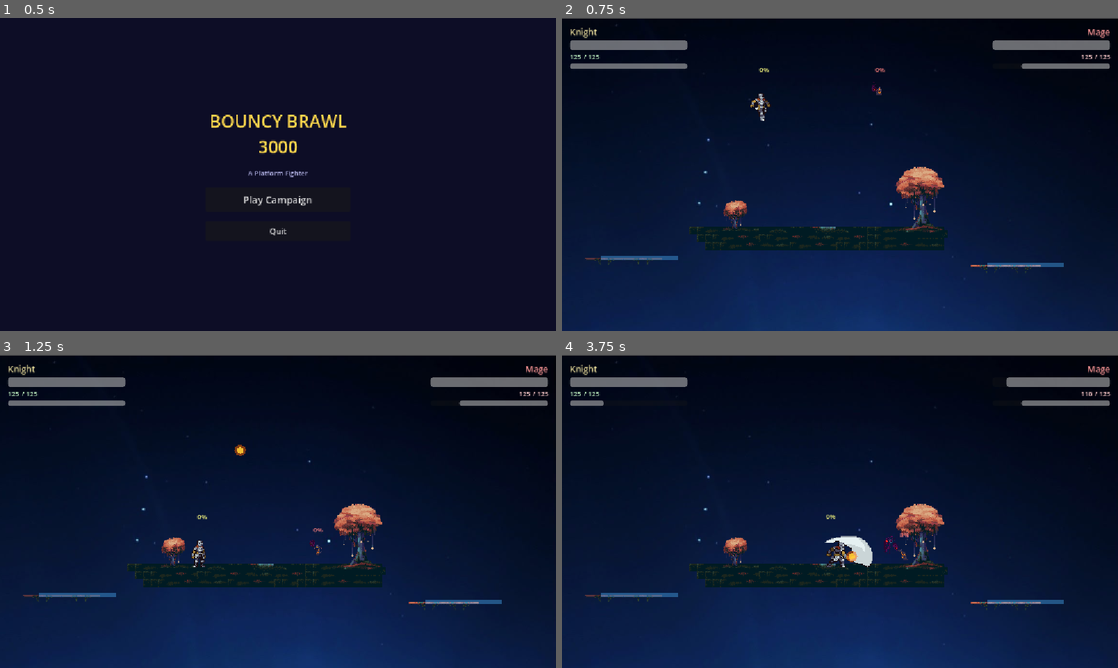
Above: before the commit, frames 1-4 (two rows, left to right).
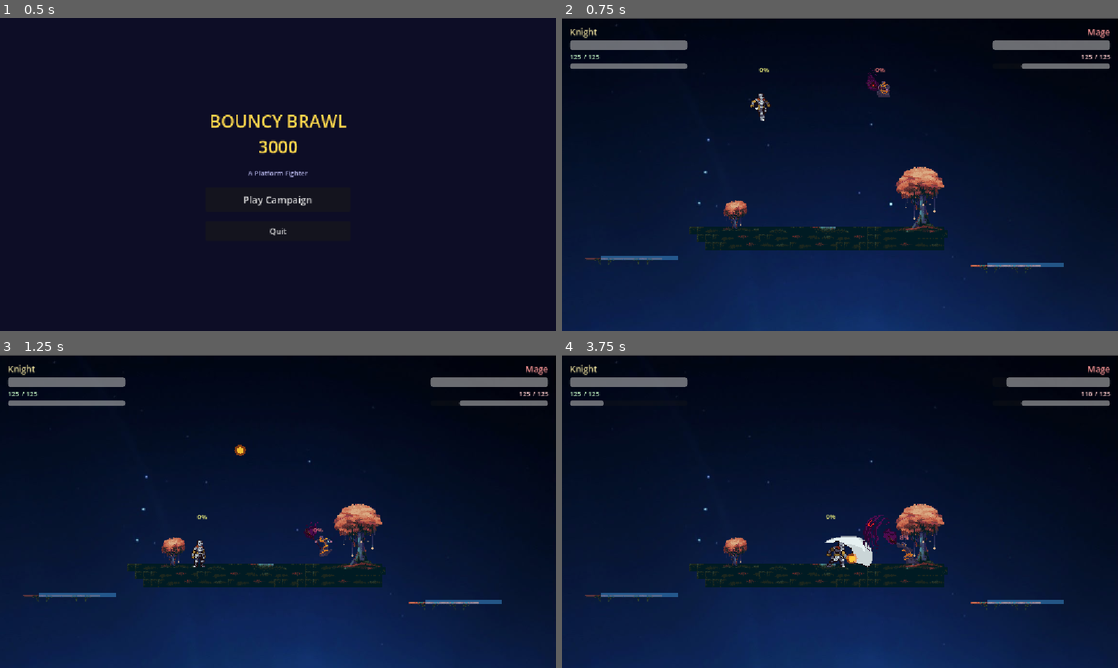
Above: after the commit, the same moments.

Repository: VanLeonardo/BouncyBrawl3000
Game: Godot game, scene res://scenes/ui/title_screen.tscn
Same seed, same stepped clock (60 frames per second), same inputs: the game is played once before the commit and once after it.
Inputs:
- Up to frame 1 (0.5 s): no input
- Up to frame 2 (0.75 s): click "Play Campaign" at 0.5 s
- Up to frame 3 (1.25 s): no input
- Up to frame 4 (3.75 s): hold Right (p1_right) 1.28-2.78 s; tap J (p1_attack) every 0.75 s from 1.35 to 3.6 s; tap Space (p1_jump) at 1.52, 2.27 s; hold Left (p1_left) 2.78-3.53 s; hold Right (p1_right) from 3.53 s (still down)

Frame 1 is identical in both runs. In frame 2, 0.2% of the frame differs, in the area x 54-59%, y 16-26%; in frame 3, 0.2%; in frame 4, 0.5%, in the area x 51-64%, y 51-67%.

Commit message:
scale fix

Diff:
--- a/bouncy-brawl-3000/project.godot
+++ b/bouncy-brawl-3000/project.godot
@@ -34,24 +34,28 @@
 "deadzone": 0.2,
 "events": [Object(InputEventKey,"resource_local_to_scene":false,"resource_name":"","device":-1,"window_id":0,"alt_press …(195 unchanged characters)…
 , Object(InputEventKey,"resource_local_to_scene":false,"resource_name":"","device":-1,"window_id":0,"alt_pressed":false …(181 unchanged characters)…
+, Object(InputEventJoypadButton,"resource_local_to_scene":false,"resource_name":"","device":-1,"button_index":13,"pressure":0.0,"pressed":false,"script":null)
 ]
 }
 p1_right={
 "deadzone": 0.2,
 "events": [Object(InputEventKey,"resource_local_to_scene":false,"resource_name":"","device":-1,"window_id":0,"alt_press …(195 unchanged characters)…
 , Object(InputEventKey,"resource_local_to_scene":false,"resource_name":"","device":-1,"window_id":0,"alt_pressed":false …(181 unchanged characters)…
+, Object(InputEventJoypadButton,"resource_local_to_scene":false,"resource_name":"","device":-1,"button_index":14,"pressure":0.0,"pressed":false,"script":null)
 ]
 }
 p1_up={
 "deadzone": 0.2,
 "events": [Object(InputEventKey,"resource_local_to_scene":false,"resource_name":"","device":-1,"window_id":0,"alt_press …(195 unchanged characters)…
 , Object(InputEventKey,"resource_local_to_scene":false,"resource_name":"","device":-1,"window_id":0,"alt_pressed":false …(181 unchanged characters)…
+, Object(InputEventJoypadButton,"resource_local_to_scene":false,"resource_name":"","device":-1,"button_index":11,"pressure":0.0,"pressed":false,"script":null)
 ]
 }
 p1_down={
 "deadzone": 0.2,
 "events": [Object(InputEventKey,"resource_local_to_scene":false,"resource_name":"","device":-1,"window_id":0,"alt_press …(195 unchanged characters)…
 , Object(InputEventKey,"resource_local_to_scene":false,"resource_name":"","device":-1,"window_id":0,"alt_pressed":false …(181 unchanged characters)…
+, Object(InputEventJoypadButton,"resource_local_to_scene":false,"resource_name":"","device":-1,"button_index":12,"pressure":0.0,"pressed":false,"script":null)
 ]
 }
 p1_jump={
@@ -59,18 +63,21 @@
 "events": [Object(InputEventKey,"resource_local_to_scene":false,"resource_name":"","device":-1,"window_id":0,"alt_press …(191 unchanged characters)…
 , Object(InputEventKey,"resource_local_to_scene":false,"resource_name":"","device":-1,"window_id":0,"alt_pressed":false …(181 unchanged characters)…
 , Object(InputEventKey,"resource_local_to_scene":false,"resource_name":"","device":-1,"window_id":0,"alt_pressed":false …(186 unchanged characters)…
+, Object(InputEventJoypadButton,"resource_local_to_scene":false,"resource_name":"","device":-1,"button_index":11,"pressure":0.0,"pressed":false,"script":null)
 ]
 }
 p1_attack={
 "deadzone": 0.2,
 "events": [Object(InputEventKey,"resource_local_to_scene":false,"resource_name":"","device":-1,"window_id":0,"alt_press …(192 unchanged characters)…
 , Object(InputEventKey,"resource_local_to_scene":false,"resource_name":"","device":-1,"window_id":0,"alt_pressed":false …(183 unchanged characters)…
+, Object(InputEventJoypadButton,"resource_local_to_scene":false,"resource_name":"","device":-1,"button_index":2,"pressure":0.0,"pressed":false,"script":null)
 ]
 }
 p1_pause={
 "deadzone": 0.2,
 "events": [Object(InputEventKey,"resource_local_to_scene":false,"resource_name":"","device":-1,"window_id":0,"alt_press …(195 unchanged characters)…
 , Object(InputEventKey,"resource_local_to_scene":false,"resource_name":"","device":-1,"window_id":0,"alt_pressed":false …(183 unchanged characters)…
+, Object(InputEventJoypadButton,"resource_local_to_scene":false,"resource_name":"","device":-1,"button_index":6,"pressure":0.0,"pressed":false,"script":null)
 ]
 }
 
--- a/bouncy-brawl-3000/scenes/enemies/mage.tscn
+++ b/bouncy-brawl-3000/scenes/enemies/mage.tscn
@@ -1,13 +1,93 @@
 [gd_scene format=3 uid="uid://c3mageenemy01"]
 
-[ext_resource type="Script" path="res://scripts/enemies/mage_ai.gd" id="1_mage"]
-[ext_resource type="Texture2D" path="res://Assets/Evil mage/Idle.png" id="2_idle"]
-[ext_resource type="Texture2D" path="res://Assets/Evil mage/Run.png" id="3_run"]
-[ext_resource type="Texture2D" path="res://Assets/Evil mage/Attack1.png" id="4_attack"]
-[ext_resource type="Texture2D" path="res://Assets/Evil mage/Jump.png" id="5_jump"]
-[ext_resource type="Texture2D" path="res://Assets/Evil mage/Fall.png" id="6_fall"]
-[ext_resource type="Texture2D" path="res://Assets/Evil mage/Take hit.png" id="7_hit"]
-[ext_resource type="Texture2D" path="res://Assets/Evil mage/Death.png" id="8_death"]
+[ext_resource type="Script" uid="uid://cnugr2n8gn1qk" path="res://scripts/enemies/mage_ai.gd" id="1_mage"]
+[ext_resource type="Texture2D" uid="uid://k63de15jkoc7" path="res://Assets/Evil mage/Idle.png" id="2_idle"]
+[ext_resource type="Texture2D" uid="uid://bxfeh62stlgka" path="res://Assets/Evil mage/Run.png" id="3_run"]
+[ext_resource type="Texture2D" uid="uid://4utu32aq6gen" path="res://Assets/Evil mage/Attack1.png" id="4_attack"]
+[ext_resource type="Texture2D" uid="uid://chaxefxnxcbxa" path="res://Assets/Evil mage/Jump.png" id="5_jump"]
+[ext_resource type="Texture2D" uid="uid://dsxrs0y6kch42" path="res://Assets/Evil mage/Fall.png" id="6_fall"]
+[ext_resource type="Texture2D" uid="uid://t35tlaqyc5tf" path="res://Assets/Evil mage/Take hit.png" id="7_hit"]
+[ext_resource type="Texture2D" uid="uid://d11gweac4ug1y" path="res://Assets/Evil mage/Death.png" id="8_death"]
+
+[sub_resource type="AtlasTexture" id="m_atk_0"]
+atlas = ExtResource("4_attack")
+region = Rect2(0, 0, 250, 250)
+
+[sub_resource type="AtlasTexture" id="m_atk_1"]
+atlas = ExtResource("4_attack")
+region = Rect2(250, 0, 250, 250)
+
+[sub_resource type="AtlasTexture" id="m_atk_2"]
+atlas = ExtResource("4_attack")
+region = Rect2(500, 0, 250, 250)
+
+[sub_resource type="AtlasTexture" id="m_atk_3"]
+atlas = ExtResource("4_attack")
+region = Rect2(750, 0, 250, 250)
+
+[sub_resource type="AtlasTexture" id="m_atk_4"]
+atlas = ExtResource("4_attack")
+region = Rect2(1000, 0, 250, 250)
+
+[sub_resource type="AtlasTexture" id="m_atk_5"]
+atlas = ExtResource("4_attack")
+region = Rect2(1250, 0, 250, 250)
+
+[sub_resource type="AtlasTexture" id="m_atk_6"]
+atlas = ExtResource("4_attack")
+region = Rect2(1500, 0, 250, 250)
+
+[sub_resource type="AtlasTexture" id="m_atk_7"]
+atlas = ExtResource("4_attack")
+region = Rect2(1750, 0, 250, 250)
+
+[sub_resource type="AtlasTexture" id="m_death_0"]
+atlas = ExtResource("8_death")
+region = Rect2(0, 0, 250, 250)
+
+[sub_resource type="AtlasTexture" id="m_death_1"]
+atlas = ExtResource("8_death")
+region = Rect2(250, 0, 250, 250)
+
+[sub_resource type="AtlasTexture" id="m_death_2"]
+atlas = ExtResource("8_death")
+region = Rect2(500, 0, 250, 250)
+
+[sub_resource type="AtlasTexture" id="m_death_3"]
+atlas = ExtResource("8_death")
+region = Rect2(750, 0, 250, 250)
+
+[sub_resource type="AtlasTexture" id="m_death_4"]
+atlas = ExtResource("8_death")
+region = Rect2(1000, 0, 250, 250)
+
+[sub_resource type="AtlasTexture" id="m_death_5"]
+atlas = ExtResource("8_death")
+region = Rect2(1250, 0, 250, 250)
+
+[sub_resource type="AtlasTexture" id="m_death_6"]
+atlas = ExtResource("8_death")
+region = Rect2(1500, 0, 250, 250)
+
+[sub_resource type="AtlasTexture" id="m_fall_0"]
+atlas = ExtResource("6_fall")
+region = Rect2(0, 0, 250, 250)
+
+[sub_resource type="AtlasTexture" id="m_fall_1"]
+atlas = ExtResource("6_fall")
+region = Rect2(250, 0, 250, 250)
+
+[sub_resource type="AtlasTexture" id="m_hit_0"]
+atlas = ExtResource("7_hit")
+region = Rect2(0, 0, 250, 250)
+
+[sub_resource type="AtlasTexture" id="m_hit_1"]
+atlas = ExtResource("7_hit")
+region = Rect2(250, 0, 250, 250)
+
+[sub_resource type="AtlasTexture" id="m_hit_2"]
+atlas = ExtResource("7_hit")
+region = Rect2(500, 0, 250, 250)
 
 [sub_resource type="AtlasTexture" id="m_idle_0"]
 atlas = ExtResource("2_idle")
@@ -39,70 +119,6 @@
 
 [sub_resource type="AtlasTexture" id="m_idle_7"]
 atlas = ExtResource("2_idle")
-region = Rect2(1750, 0, 250, 250)
-
-[sub_resource type="AtlasTexture" id="m_run_0"]
-atlas = ExtResource("3_run")
-region = Rect2(0, 0, 250, 250)
-
-[sub_resource type="AtlasTexture" id="m_run_1"]
-atlas = ExtResource("3_run")
-region = Rect2(250, 0, 250, 250)
-
-[sub_resource type="AtlasTexture" id="m_run_2"]
-atlas = ExtResource("3_run")
-region = Rect2(500, 0, 250, 250)
-
-[sub_resource type="AtlasTexture" id="m_run_3"]
-atlas = ExtResource("3_run")
-region = Rect2(750, 0, 250, 250)
-
-[sub_resource type="AtlasTexture" id="m_run_4"]
-atlas = ExtResource("3_run")
-region = Rect2(1000, 0, 250, 250)
-
-[sub_resource type="AtlasTexture" id="m_run_5"]
-atlas = ExtResource("3_run")
-region = Rect2(1250, 0, 250, 250)
-
-[sub_resource type="AtlasTexture" id="m_run_6"]
-atlas = ExtResource("3_run")
-region = Rect2(1500, 0, 250, 250)
-
-[sub_resource type="AtlasTexture" id="m_run_7"]
-atlas = ExtResource("3_run")
-region = Rect2(1750, 0, 250, 250)
-
-[sub_resource type="AtlasTexture" id="m_atk_0"]
-atlas = ExtResource("4_attack")
-region = Rect2(0, 0, 250, 250)
-
-[sub_resource type="AtlasTexture" id="m_atk_1"]
-atlas = ExtResource("4_attack")
-region = Rect2(250, 0, 250, 250)
-
-[sub_resource type="AtlasTexture" id="m_atk_2"]
-atlas = ExtResource("4_attack")
-region = Rect2(500, 0, 250, 250)
-
-[sub_resource type="AtlasTexture" id="m_atk_3"]
-atlas = ExtResource("4_attack")
-region = Rect2(750, 0, 250, 250)
-
-[sub_resource type="AtlasTexture" id="m_atk_4"]
-atlas = ExtResource("4_attack")
-region = Rect2(1000, 0, 250, 250)
-
-[sub_resource type="AtlasTexture" id="m_atk_5"]
-atlas = ExtResource("4_attack")
-region = Rect2(1250, 0, 250, 250)
-
-[sub_resource type="AtlasTexture" id="m_atk_6"]
-atlas = ExtResource("4_attack")
-region = Rect2(1500, 0, 250, 250)
-
-[sub_resource type="AtlasTexture" id="m_atk_7"]
-atlas = ExtResource("4_attack")
 region = Rect2(1750, 0, 250, 250)
 
 [sub_resource type="AtlasTexture" id="m_jump_0"]
@@ -113,58 +129,122 @@
 atlas = ExtResource("5_jump")
 region = Rect2(250, 0, 250, 250)
 
-[sub_resource type="AtlasTexture" id="m_fall_0"]
-atlas = ExtResource("6_fall")
-region = Rect2(0, 0, 250, 250)
-
-[sub_resource type="AtlasTexture" id="m_fall_1"]
-atlas = ExtResource("6_fall")
-region = Rect2(250, 0, 250, 250)
-
-[sub_resource type="AtlasTexture" id="m_hit_0"]
-atlas = ExtResource("7_hit")
-region = Rect2(0, 0, 250, 250)
-
-[sub_resource type="AtlasTexture" id="m_hit_1"]
-atlas = ExtResource("7_hit")
-region = Rect2(250, 0, 250, 250)
-
-[sub_resource type="AtlasTexture" id="m_hit_2"]
-atlas = ExtResource("7_hit")
-region = Rect2(500, 0, 250, 250)
-
-[sub_resource type="AtlasTexture" id="m_death_0"]
-atlas = ExtResource("8_death")
-region = Rect2(0, 0, 250, 250)
-
-[sub_resource type="AtlasTexture" id="m_death_1"]
-atlas = ExtResource("8_death")
-region = Rect2(250, 0, 250, 250)
-
-[sub_resource type="AtlasTexture" id="m_death_2"]
-atlas = ExtResource("8_death")
-region = Rect2(500, 0, 250, 250)
-
-[sub_resource type="AtlasTexture" id="m_death_3"]
-atlas = ExtResource("8_death")
+[sub_resource type="AtlasTexture" id="m_run_0"]
+atlas = ExtResource("3_run")
+region = Rect2(0, 0, 250, 250)
+
+[sub_resource type="AtlasTexture" id="m_run_1"]
+atlas = ExtResource("3_run")
+region = Rect2(250, 0, 250, 250)
+
+[sub_resource type="AtlasTexture" id="m_run_2"]
+atlas = ExtResource("3_run")
+region = Rect2(500, 0, 250, 250)
+
+[sub_resource type="AtlasTexture" id="m_run_3"]
+atlas = ExtResource("3_run")
 region = Rect2(750, 0, 250, 250)
 
-[sub_resource type="AtlasTexture" id="m_death_4"]
-atlas = ExtResource("8_death")
+[sub_resource type="AtlasTexture" id="m_run_4"]
+atlas = ExtResource("3_run")
 region = Rect2(1000, 0, 250, 250)
 
-[sub_resource type="AtlasTexture" id="m_death_5"]
-atlas = ExtResource("8_death")
+[sub_resource type="AtlasTexture" id="m_run_5"]
+atlas = ExtResource("3_run")
 region = Rect2(1250, 0, 250, 250)
 
-[sub_resource type="AtlasTexture" id="m_death_6"]
-atlas = ExtResource("8_death")
+[sub_resource type="AtlasTexture" id="m_run_6"]
+atlas = ExtResource("3_run")
 region = Rect2(1500, 0, 250, 250)
+
+[sub_resource type="AtlasTexture" id="m_run_7"]
+atlas = ExtResource("3_run")
+region = Rect2(1750, 0, 250, 250)
 
 [sub_resource type="SpriteFrames" id="mage_frames"]
 animations = [{
 "frames": [{
 "duration": 1.0,
+"texture": SubResource("m_atk_0")
+}, {
+"duration": 1.0,
+"texture": SubResource("m_atk_1")
+}, {
+"duration": 1.0,
+"texture": SubResource("m_atk_2")
+}, {
+"duration": 1.0,
+"texture": SubResource("m_atk_3")
+}, {
+"duration": 1.0,
+"texture": SubResource("m_atk_4")
+}, {
+"duration": 1.0,
+"texture": SubResource("m_atk_5")
+}, {
+"duration": 1.0,
+"texture": SubResource("m_atk_6")
+}, {
+"duration": 1.0,
+"texture": SubResource("m_atk_7")
+}],
+"loop": 0,
+"name": &"attack",
+"speed": 10.0
+}, {
+"frames": [{
+"duration": 1.0,
+"texture": SubResource("m_death_0")
+}, {
+"duration": 1.0,
+"texture": SubResource("m_death_1")
+}, {
+"duration": 1.0,
+"texture": SubResource("m_death_2")
+}, {
+"duration": 1.0,
+"texture": SubResource("m_death_3")
+}, {
+"duration": 1.0,
+"texture": SubResource("m_death_4")
+}, {
+"duration": 1.0,
+"texture": SubResource("m_death_5")
+}, {
+"duration": 1.0,
+"texture": SubResource("m_death_6")
+}],
+"loop": 0,
+"name": &"death",
+"speed": 8.0
+}, {
+"frames": [{
+"duration": 1.0,
+"texture": SubResource("m_fall_0")
+}, {
+"duration": 1.0,
+"texture": SubResource("m_fall_1")
+}],
+"loop": 1,
+"name": &"fall",
+"speed": 8.0
+}, {
+"frames": [{
+"duration": 1.0,
+"texture": SubResource("m_hit_0")
+}, {
+"duration": 1.0,
+"texture": SubResource("m_hit_1")
+}, {
+"duration": 1.0,
+"texture": SubResource("m_hit_2")
+}],
+"loop": 0,
+"name": &"hit",
+"speed": 10.0
+}, {
+"frames": [{
+"duration": 1.0,
 "texture": SubResource("m_idle_0")
 }, {
 "duration": 1.0,
@@ -188,12 +268,23 @@
 "duration": 1.0,
 "texture": SubResource("m_idle_7")
 }],
-"loop": true,
+"loop": 1,
 "name": &"idle",
 "speed": 8.0
 }, {
 "frames": [{
 "duration": 1.0,
+"texture": SubResource("m_jump_0")
+}, {
+"duration": 1.0,
+"texture": SubResource("m_jump_1")
+}],
+"loop": 0,
+"name": &"jump",
+"speed": 8.0
+}, {
+"frames": [{
+"duration": 1.0,
 "texture": SubResource("m_run_0")
 }, {
 "duration": 1.0,
@@ -217,128 +308,36 @@
 "duration": 1.0,
 "texture": SubResource("m_run_7")
 }],
-"loop": true,
+"loop": 1,
 "name": &"run",
 "speed": 10.0
-}, {
-"frames": [{
-"duration": 1.0,
-"texture": SubResource("m_atk_0")
-}, {
-"duration": 1.0,
-"texture": SubResource("m_atk_1")
-}, {
-"duration": 1.0,
-"texture": SubResource("m_atk_2")
-}, {
-"duration": 1.0,
-"texture": SubResource("m_atk_3")
-}, {
-"duration": 1.0,
-"texture": SubResource("m_atk_4")
-}, {
-"duration": 1.0,
-"texture": SubResource("m_atk_5")
-}, {
-"duration": 1.0,
-"texture": SubResource("m_atk_6")
-}, {
-"duration": 1.0,
-"texture": SubResource("m_atk_7")
-}],
-"loop": false,
-"name": &"attack",
-"speed": 10.0
-}, {
-"frames": [{
-"duration": 1.0,
-"texture": SubResource("m_jump_0")
-}, {
-"duration": 1.0,
-"texture": SubResource("m_jump_1")
-}],
-"loop": false,
-"name": &"jump",
-"speed": 8.0
-}, {
-"frames": [{
-"duration": 1.0,
-"texture": SubResource("m_fall_0")
-}, {
-"duration": 1.0,
-"texture": SubResource("m_fall_1")
-}],
-"loop": true,
-"name": &"fall",
-"speed": 8.0
-}, {
-"frames": [{
-"duration": 1.0,
-"texture": SubResource("m_hit_0")
-}, {
-"duration": 1.0,
-"texture": SubResource("m_hit_1")
-}, {
-"duration": 1.0,
-"texture": SubResource("m_hit_2")
-}],
-"loop": false,
-"name": &"hit",
-"speed": 10.0
-}, {
-"frames": [{
-"duration": 1.0,
-"texture": SubResource("m_death_0")
-}, {
-"duration": 1.0,
-"texture": SubResource("m_death_1")
-}, {
-"duration": 1.0,
-"texture": SubResource("m_death_2")
-}, {
-"duration": 1.0,
-"texture": SubResource("m_death_3")
-}, {
-"duration": 1.0,
-"texture": SubResource("m_death_4")
-}, {
-"duration": 1.0,
-"texture": SubResource("m_death_5")
-}, {
-"duration": 1.0,
-"texture": SubResource("m_death_6")
-}],
-"loop": false,
-"name": &"death",
-"speed": 8.0
 }]
 
 [sub_resource type="RectangleShape2D" id="mage_collision"]
 size = Vector2(24, 50)
 
-[node name="Mage" type="CharacterBody2D"]
-collision_layer = 1
+[node name="Mage" type="CharacterBody2D" unique_id=804134057]
 collision_mask = 3
 script = ExtResource("1_mage")
 
-[node name="Sprite" type="AnimatedSprite2D" parent="."]
+[node name="Sprite" type="AnimatedSprite2D" parent="." unique_id=1737359810]
 texture_filter = 1
-position = Vector2(0, -20)
-scale = Vector2(0.4, 0.4)
+position = Vector2(13.000004, -35)
+scale = Vector2(0.904, 0.848)
 sprite_frames = SubResource("mage_frames")
-animation = &"idle"
+animation = &"attack"
 autoplay = "idle"
 
-[node name="CollisionShape" type="CollisionShape2D" parent="."]
-position = Vector2(0, -20)
+[node name="CollisionShape" type="CollisionShape2D" parent="." unique_id=1628395934]
+position = Vector2(0, -25)
 shape = SubResource("mage_collision")
 
-[node name="KnockbackLabel" type="Label" parent="."]
+[node name="KnockbackLabel" type="Label" parent="." unique_id=1731341645]
 offset_left = -30.0
 offset_top = -75.0
 offset_right = 30.0
 offset_bottom = -55.0
-horizontal_alignment = 1
 theme_override_colors/font_color = Color(1, 0.5, 0.5, 1)
 theme_override_font_sizes/font_size = 14
 text = "0%"
+horizontal_alignment = 1
--- a/bouncy-brawl-3000/scenes/levels/level_1.tscn
+++ b/bouncy-brawl-3000/scenes/levels/level_1.tscn
@@ -50,7 +50,6 @@
 10:8/0 = 0
 11:0/size_in_atlas = Vector2i(7, 10)
 11:0/0 = 0
-11:0/0/physics_layer_0/polygon_0/points = PackedVector2Array(-39.942272, -7.86508, 42.40975, -7.86508, 37.975548, -2.4588547, -38.4001, -3.2385635)
 10:10/0 = 0
 0:9/size_in_atlas = Vector2i(10, 1)
 0:9/0 = 0
@@ -62,7 +61,7 @@
 0:5/0 = 0
 5:4/size_in_atlas = Vector2i(5, 1)
 5:4/0 = 0
-5:4/0/physics_layer_0/polygon_0/points = PackedVector2Array(-8, -8, 8, -8, 8, 8, -8, 8)
+5:4/0/physics_layer_0/polygon_0/points = PackedVector2Array(-38.825027, -7.4864388, 40.21785, -8.008749, 18.97725, -0.34820557, 0.17410278, 8)
 
 [sub_resource type="TileSet" id="TileSet_wih8e"]
 physics_layer_0/collision_layer = 1
@@ -78,7 +77,7 @@
 [node name="TileMap" type="TileMap" parent="." unique_id=354478598]
 tile_set = SubResource("TileSet_wih8e")
 format = 2
-layer_0/tile_data = PackedInt32Array(1507374, 720896, 0, 176 …(288 unchanged characters)… 7, 327680, 4, 2097211, 327680, 4, 2031626, 327680, 4, 2031621, 327680, 4)
+layer_0/tile_data = PackedInt32Array(1507374, 720896, 0, 176 …(288 unchanged characters)… 7, 327680, 4, 2097211, 327680, 4, 2031621, 327680, 4, 2031626, 327680, 4)
 
 [node name="Node2D" parent="." unique_id=1439552503 instance=ExtResource("3_nsrm0")]
 position = Vector2(540, 144)
